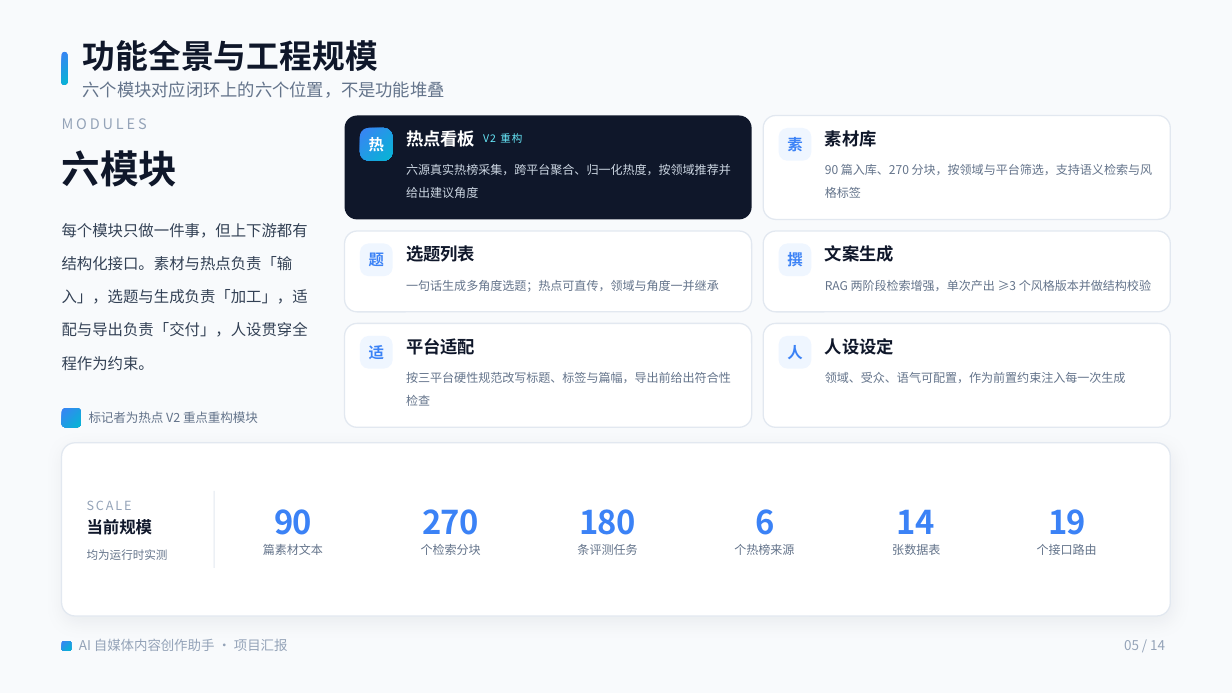
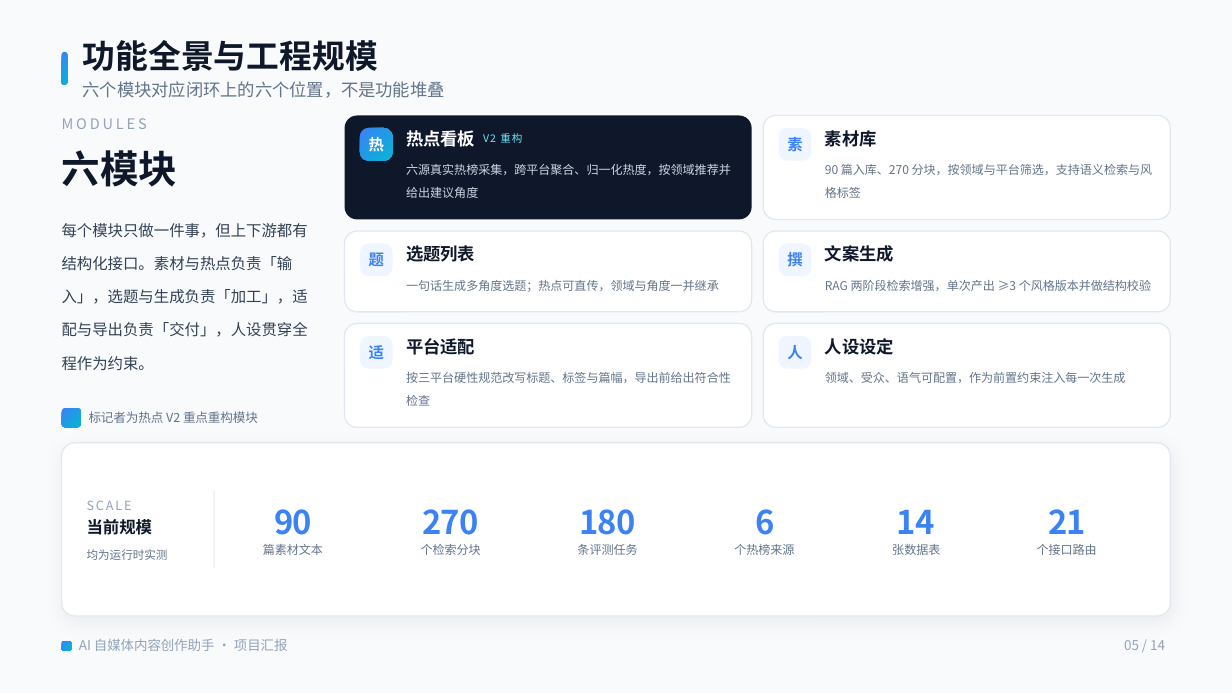
Before and after one commit to zzzjn-1/ai-media, a slide deck: slide 5 of 项目汇报/AI自媒体内容创作助手项目汇报.pptx. Drawn at 1232x693 pixels with LibreOffice and Linux fonts; fonts in the diff are those of the drawing. Boxes give left, top, right and bottom in pixels: in the first picture for what was removed or moved away, otherwise in the second. Text is boxed around its words. In the diff, an @@ line names an element or a change of style, - is before the commit and + after.

```diff
--- a/项目汇报/AI自媒体内容创作助手项目汇报.pptx
+++ b/项目汇报/AI自媒体内容创作助手项目汇报.pptx
@@ text at (1048,509,1086,534): text changed @@
-19
+21
```
Also in this commit, not shown: 6 other slides changed, 12 other files.
